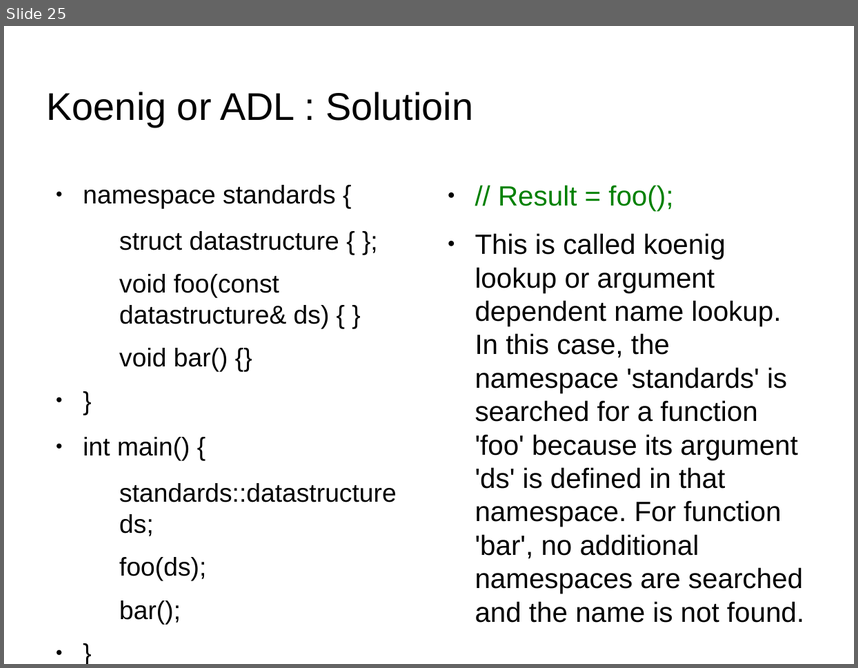
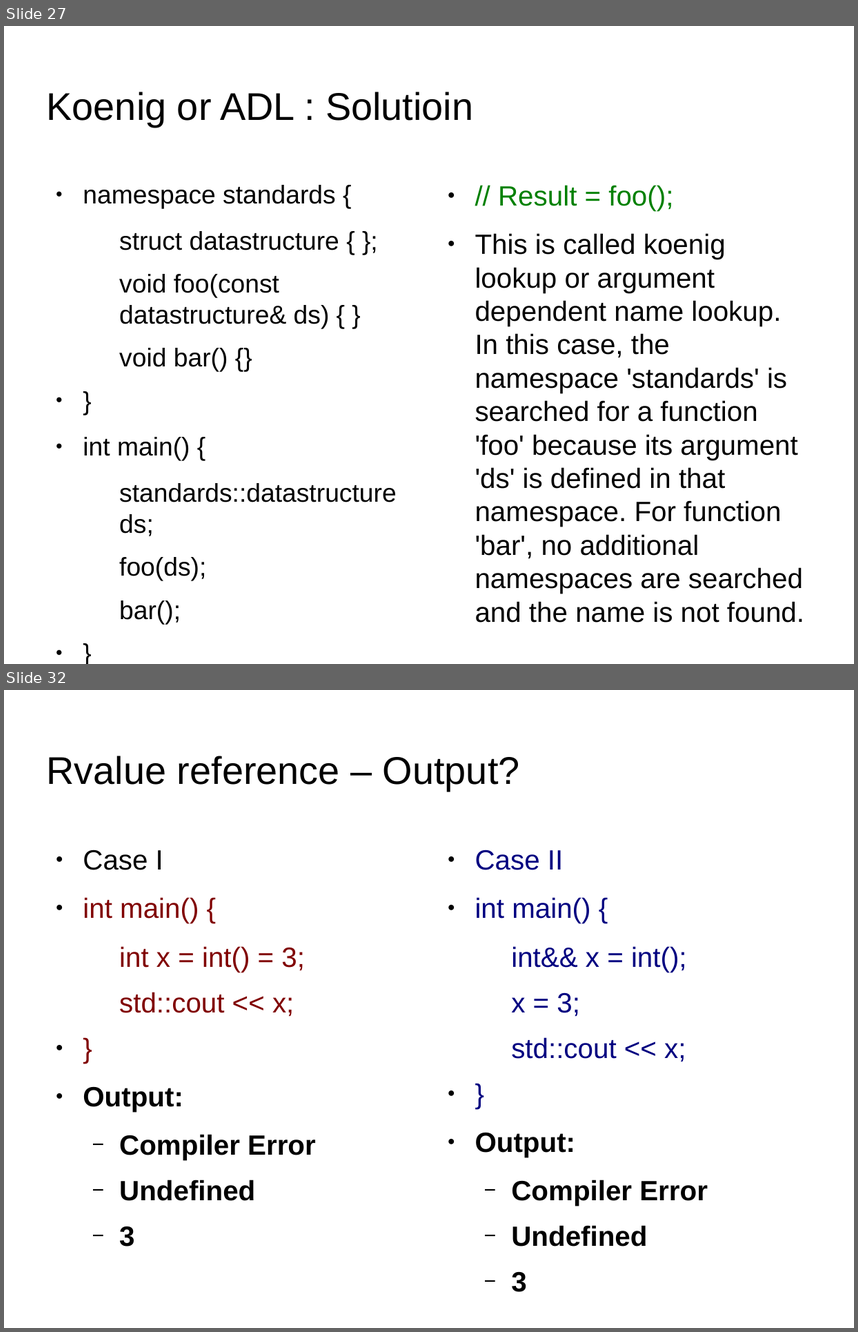
Before and after one commit to kks32/cpp-software-development, a slide deck: Ex22_C++_Quiz/Ex22_C++_Quiz.odp. Shown one above the other, each under a label of ours: slide 25 before the commit, slides 27 and 32 after it; the slides between them are not shown. The pictures are 858x668 and 858x1332 pixels, drawn with LibreOffice and Linux fonts; fonts in the diff are those of the drawing; background and template pictures are left out. Boxes give left, top, right and bottom in pixels: in the first picture for what was removed or moved away, otherwise in the second. Text is boxed around its words. In the diff, an @@ line names an element or a change of style, - is before the commit and + after.

Commit message:
Lvalue and rvalue reference

```diff
--- a/Ex22_C++_Quiz/Ex22_C++_Quiz.odp
+++ b/Ex22_C++_Quiz/Ex22_C++_Quiz.odp
@@ slide 32 added at box(4, 690, 854, 1328), background picture (left out) @@
@@ title added at box(47, 756, 520, 791), 36 pt, text #000000 @@
+Rvalue reference – Output?
@@ text added at box(83, 850, 316, 1246), 26 pt, text #800000 @@
+● Case I
+● int main() {
+  int x = int() = 3;
+  std::cout << x;
+● }
+● Output:
+  − Compiler Error
+  − Undefined
+  − 3
@@ text added at box(475, 849, 708, 1246), 26 pt, text #000080 @@
+● Case II
+● int main() {
+  int&& x = int();
+  x = 3;
+  std::cout << x;
+● }
+● Output:
+  − Compiler Error
+  − Undefined
+  − 3
@@ what was slide 25 is now slide 27 @@
```
Also in this commit, not shown: 1 slide changed, 7 other slides added, 5 other files.
